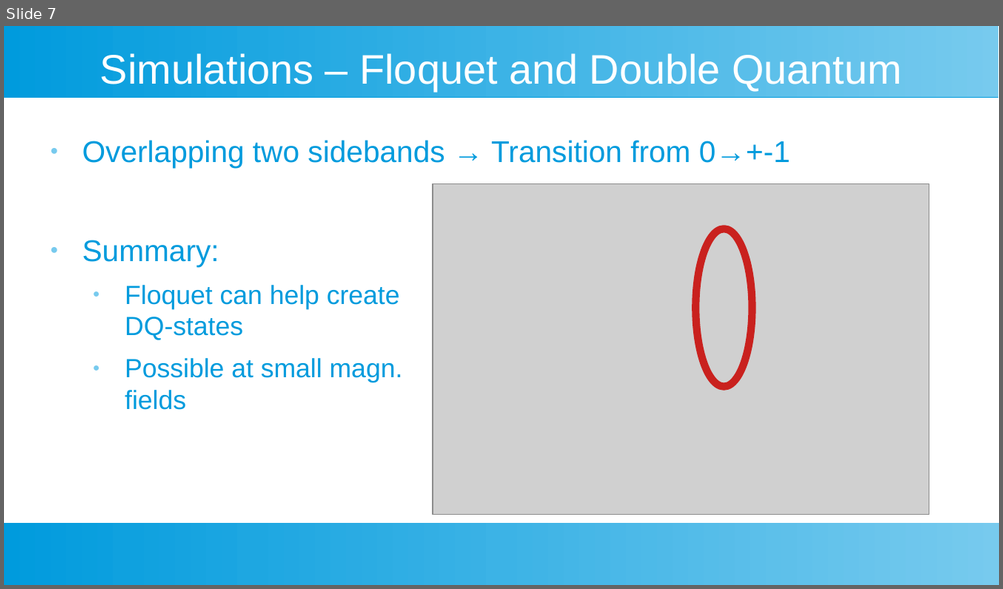
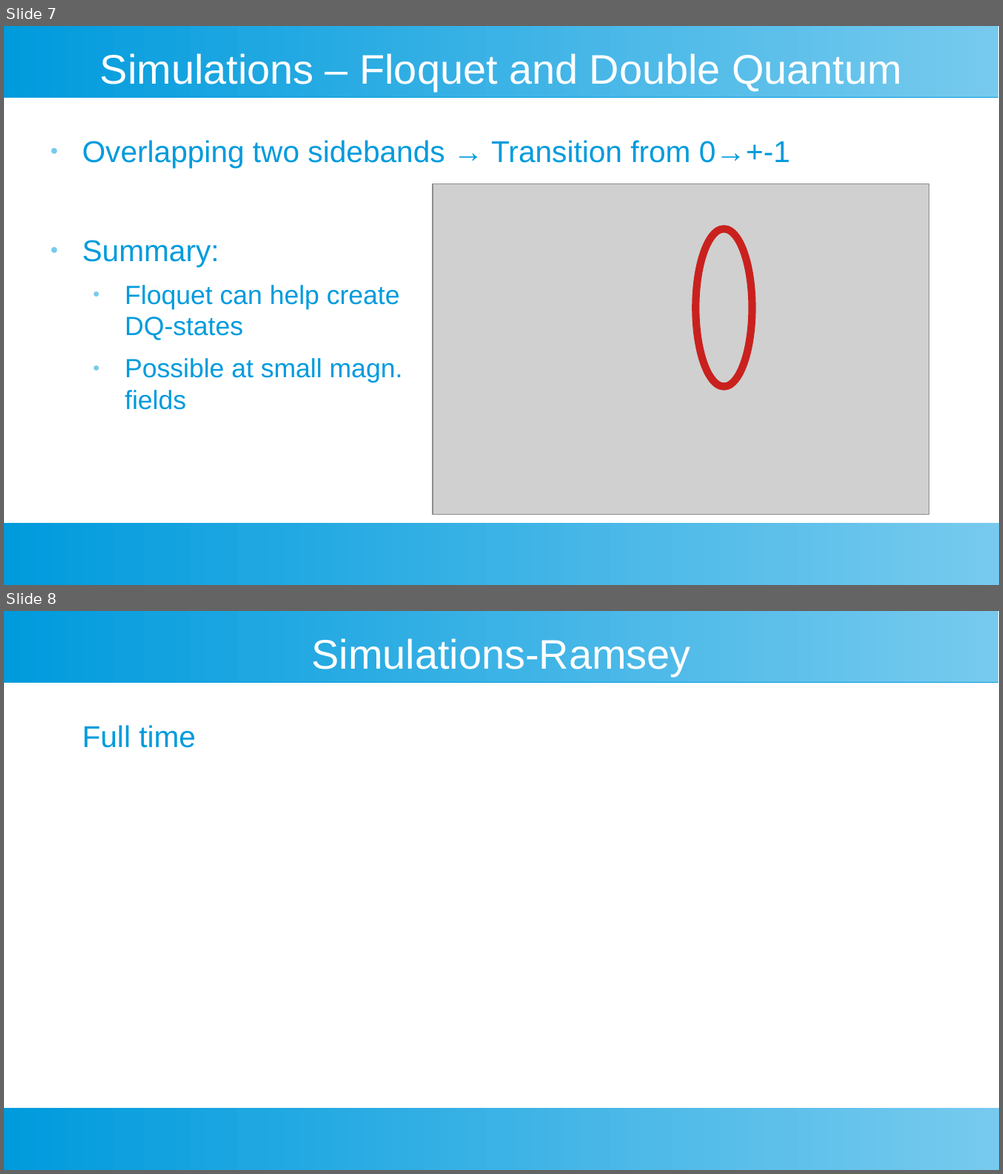
Before and after one commit to jonasmeinel/Floquet-for-Double-Quantum, a slide deck: double quantum talk -2.odp. Shown one above the other, each under a label of ours: slide 7 before the commit, slides 7 and 8 after it. The pictures are 1003x589 and 1003x1174 pixels, drawn with LibreOffice and Linux fonts; fonts in the diff are those of the drawing; grey boxes stand for pictures. Boxes give left, top, right and bottom in pixels: in the first picture for what was removed or moved away, otherwise in the second. Text is boxed around its words. In the diff, an @@ line names an element or a change of style, - is before the commit and + after.

```diff
--- a/double quantum talk -2.odp
+++ b/double quantum talk -2.odp
@@ slide 8 added at [4,611,999,1170], background #FFFFFF; not listed: 2 template elements that a slide beside it also shows @@
@@ title added at [312,638,691,676], 33 pt, text #FFFFFF @@
+Simulations-Ramsey
@@ text added at [82,725,196,748], 24 pt, text #009BDD @@
+Full time
```
Also in this commit, not shown: 7 other files.
